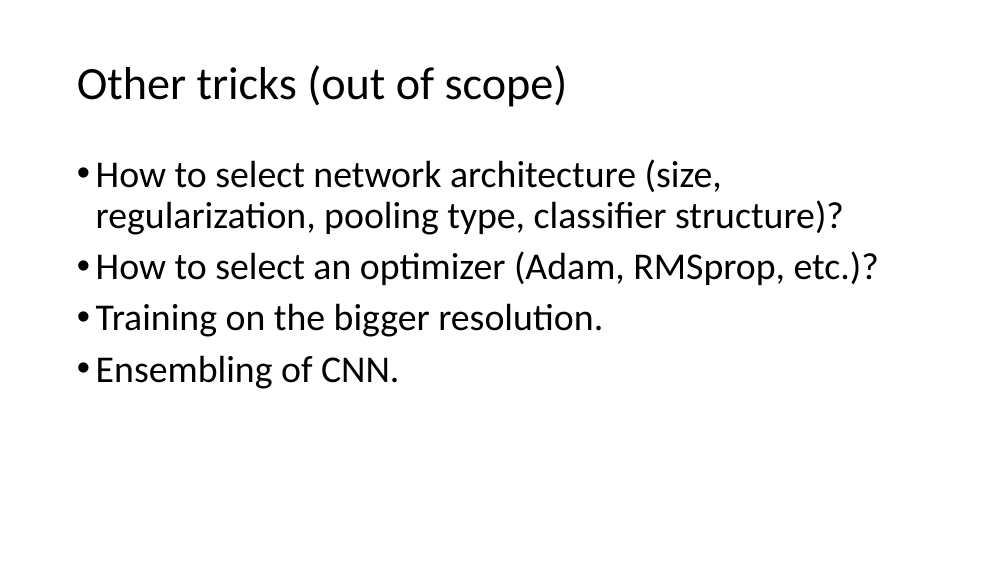
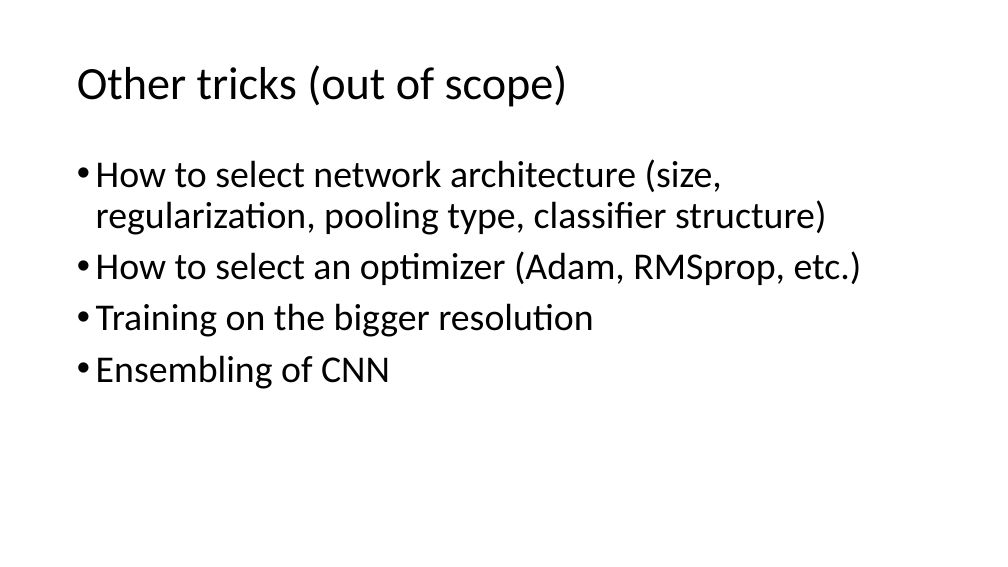
Before and after one commit to hokmund/cnn-tips-and-tricks, a slide deck: slide 34 of cnn-tips-and-tricks.pptx (slide 33 before the commit). Drawn at 1008x567 pixels with LibreOffice and Linux fonts; fonts in the diff are those of the drawing. Boxes give left, top, right and bottom in pixels: in the first picture for what was removed or moved away, otherwise in the second. Text is boxed around its words. In the diff, an @@ line names an element or a change of style, - is before the commit and + after.

```diff
--- a/cnn-tips-and-tricks.pptx
+++ b/cnn-tips-and-tricks.pptx
@@ text at bbox=[96, 159, 862, 389]: text changed @@
-• How to select network architecture (size, regularization, pooling type, classifier structure)?
-• How to select an optimizer (Adam, RMSprop, etc.)?
-• Training on the bigger resolution.
-• Ensembling of CNN.
+• How to select network architecture (size, regularization, pooling type, classifier structure)
+• How to select an optimizer (Adam, RMSprop, etc.)
+• Training on the bigger resolution
+• Ensembling of CNN
```
Also in this commit, not shown: 2 other slides changed, 1 slide added, 1 other file.
